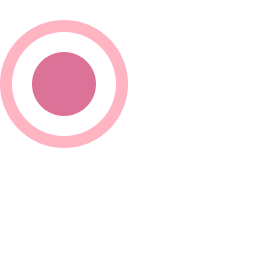
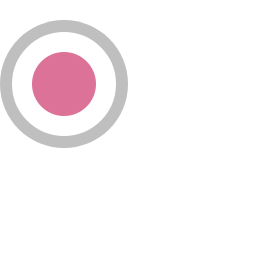
Comparing the layer stacks of the two 256×256 images. Changes:
painted on "Ellipse" over [0, 20, 128, 148]
